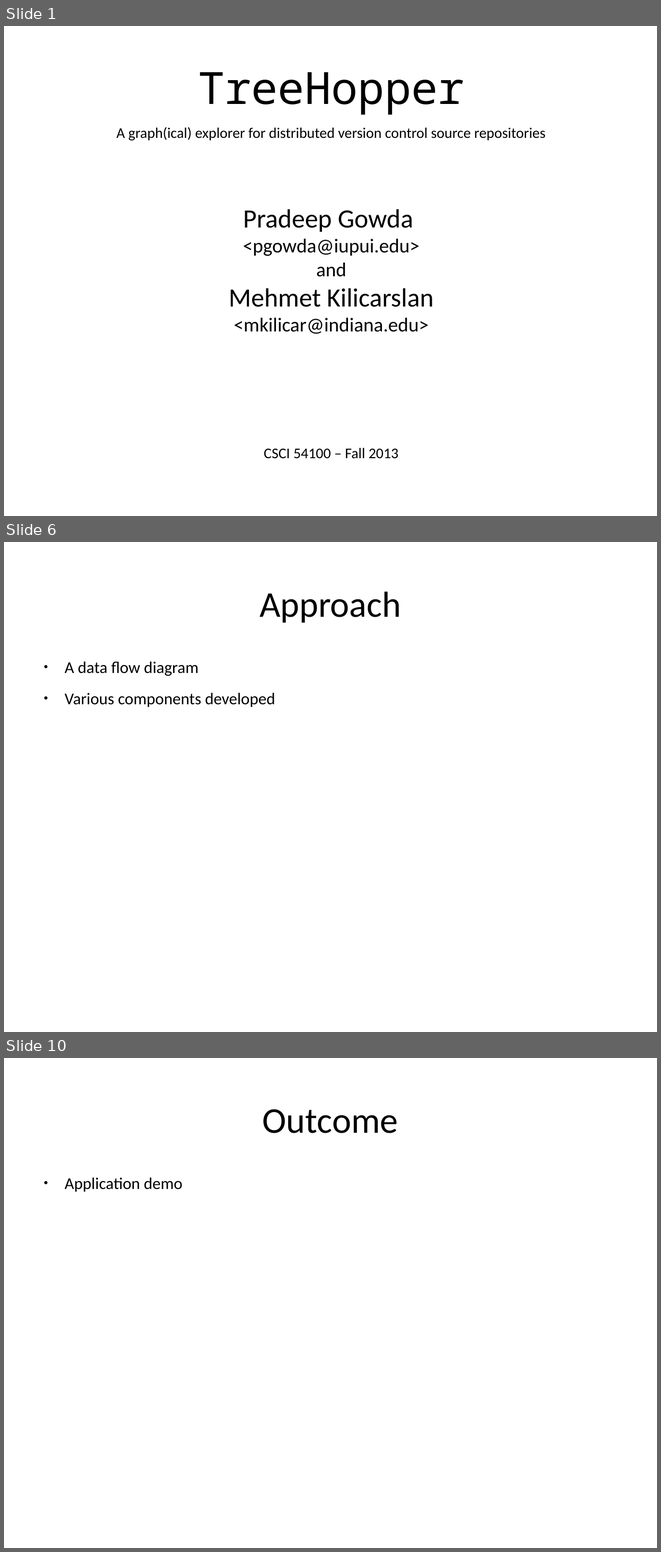
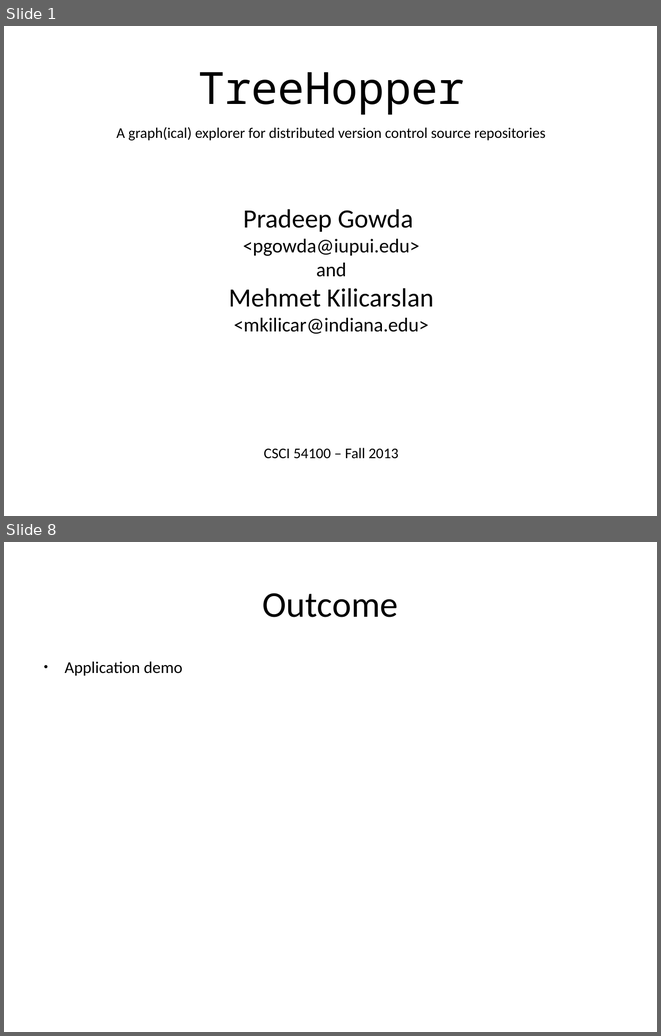
Before and after one commit to btbytes/treehopper, a slide deck: presentation/treehopper.odp. Shown one above the other, each under a label of ours: slides 1, 6 and 10 before the commit, slides 1 and 8 after it; the slides between them are not shown. The pictures are 661x1552 and 661x1036 pixels, drawn with LibreOffice and Linux fonts; fonts in the diff are those of the drawing. Boxes give left, top, right and bottom in pixels: in the first picture for what was removed or moved away, otherwise in the second. Text is boxed around its words. In the diff, an @@ line names an element or a change of style, - is before the commit and + after.

```diff
--- a/presentation/treehopper.odp
+++ b/presentation/treehopper.odp
@@ slide 6 removed at <box>4,542,657,1032</box>, background #FFFFFF @@
@@ title removed at <box>259,591,401,623</box> @@
-Approach
@@ text removed at <box>64,661,275,707</box> @@
-● A data flow diagram
-● Various components developed
@@ what was slide 10 is now slide 8 @@
```
Also in this commit, not shown: 3 slides changed, 4 slides added, 7 other slides removed, 2 other files.
